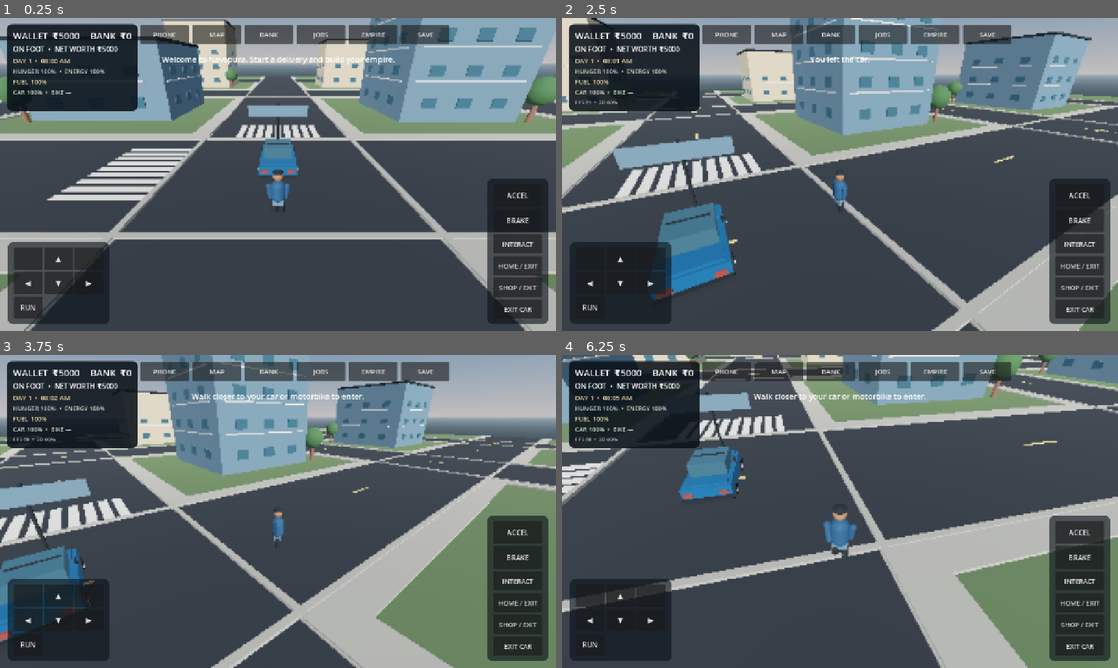
Above: before the commit, frames 1-4 (two rows, left to right).
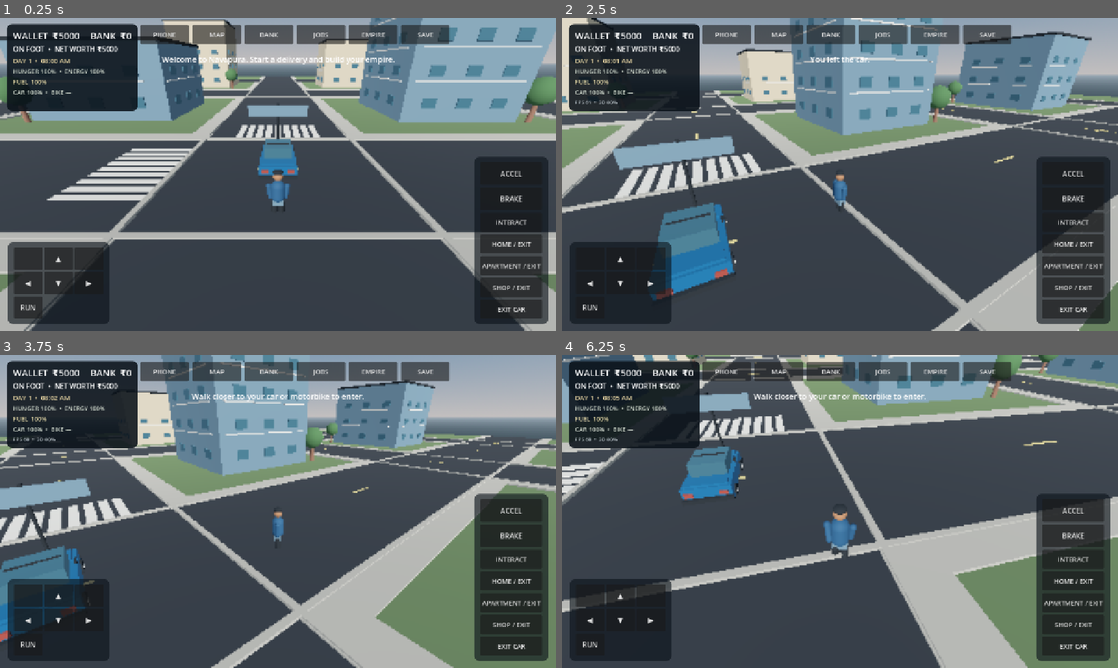
Above: after the commit, the same moments.

Repository: g82202773-coder/-blue-orbit-731
Game: Godot game, scene res://scenes/main.tscn
Two runs of this game, one before a commit and one after it. Both use one fixed random seed, a clock stepped at 60 frames per second and the inputs below.
Inputs (mouse positions are in pixels of both pictures, inside the frame that each line leads up to):
- Up to frame 1 (0.25 s): no input
- Up to frame 2 (2.5 s): click "INTERACT" at 0.5 s; move the mouse to (962, 158) at 1.27 s; hold D (move_right) 1.28-2 s; tap E (interact) at 1.35 s; click (962, 158) at 1.42 s; drag from (728, 190) to (812, 237) at 2.02 s
- Up to frame 3 (3.75 s): move the mouse to (333, 442) at 2.77 s; hold D (move_right) 2.78-3.5 s; tap E (interact) at 2.85 s; drag from (250, 574) to (111, 464) at 3.52 s
- Up to frame 4 (6.25 s): move the mouse to (1006, 558) at 4.27 s; hold A (move_left) 4.28-5 s; tap E (interact) at 4.35, 5.85 s; drag from (673, 464) to (756, 433) at 5.02 s; move the mouse to (867, 511) at 5.77 s; hold S (move_back) from 5.78 s (still down); click (867, 511) at 5.92 s

The runs differ from the first frame. In frame 1, 2.7% of the frame differs, in the area x 85-99%, y 44-98%; in frame 2, 2.8%; in frame 3, 2.6%; in frame 4, 2.9%.

Commit message:
Build apartment exterior and furnished interior with rent collection entry exit and map access

Diff:
--- a/scripts/main.gd
+++ b/scripts/main.gd
@@ -13,6 +13,8 @@
 const HOME_INTERIOR_POSITION := Vector3(150.0, 1.0, 150.0)
 const SHOP_DOOR_POSITION := Vector3(-20.0, 1.0, -68.0)
 const SHOP_INTERIOR_POSITION := Vector3(180.0, 1.0, 150.0)
+const APARTMENT_DOOR_POSITION := Vector3(100.0, 1.0, -98.0)
+const APARTMENT_INTERIOR_POSITION := Vector3(150.0, 1.0, -150.0)
 
 var mats: Dictionary = {}
 var game_environment: Environment
@@ -22,6 +24,8 @@
 var home_sign: Label3D
 var shop_interior: Node3D
 var shop_sign: Label3D
+var apartment_interior: Node3D
+var apartment_sign: Label3D
 var window_transforms: Array[Transform3D] = []
 var trim_transforms: Array[Transform3D] = []
 var lane_transforms: Array[Transform3D] = []
@@ -97,6 +101,7 @@
     _build_city()
     _build_home_property()
     _build_shop_interior()
+    _build_apartment_property()
     _build_player()
     _build_car()
     if GameState.bike_owned:
@@ -121,23 +126,38 @@
         player.global_position.y = 1.0
     if GameState.inside_home and GameState.home_owned:
         GameState.inside_shop = false
+        GameState.inside_apartment = false
         home_interior.show()
         shop_interior.hide()
+        apartment_interior.hide()
         GameState.was_driving = false
         player.global_position = GameState.player_position
         camera_distance = 5.5
     elif GameState.inside_shop and GameState.shop_owned:
         GameState.inside_home = false
+        GameState.inside_apartment = false
         home_interior.hide()
         shop_interior.show()
+        apartment_interior.hide()
+        GameState.was_driving = false
+        player.global_position = GameState.player_position
+        camera_distance = 5.5
+    elif GameState.inside_apartment and GameState.apartment_owned:
+        GameState.inside_home = false
+        GameState.inside_shop = false
+        home_interior.hide()
+        shop_interior.hide()
+        apartment_interior.show()
         GameState.was_driving = false
         player.global_position = GameState.player_position
         camera_distance = 5.5
     else:
         GameState.inside_home = false
         GameState.inside_shop = false
+        GameState.inside_apartment = false
         home_interior.hide()
         shop_interior.hide()
+        apartment_interior.hide()
     if GameState.was_driving:
         active_vehicle_kind = GameState.active_vehicle_kind
         if active_vehicle_kind == "motorbike" and is_instance_valid(bike):
@@ -526,6 +546,118 @@
         _exit_shop()
     else:
         _enter_shop()
+
+func _build_apartment_property() -> void:
+    var exterior := Node3D.new()
+    exterior.name = "RentalApartmentExterior"
+    exterior.position = Vector3(100.0, 0.0, -104.0)
+    add_child(exterior)
+    _static_box(exterior, Vector3(0.45, 7.6, 12.0), Vector3(-7.0, 3.8, 0.0), mats["cream"], "ApartmentWestWall")
+    _static_box(exterior, Vector3(0.45, 7.6, 12.0), Vector3(7.0, 3.8, 0.0), mats["cream"], "ApartmentEastWall")
+    _static_box(exterior, Vector3(14.0, 7.6, 0.45), Vector3(0.0, 3.8, 6.0), mats["cream"], "ApartmentRearWall")
+    _static_box(exterior, Vector3(5.8, 7.6, 0.45), Vector3(-4.1, 3.8, -6.0), mats["cream"], "ApartmentFrontLeft")
+    _static_box(exterior, Vector3(5.8, 7.6, 0.45), Vector3(4.1, 3.8, -6.0), mats["cream"], "ApartmentFrontRight")
+    _box_mesh(exterior, Vector3(15.0, 0.5, 13.0), Vector3(0.0, 7.85, 0.0), mats["dark"], "ApartmentRoof")
+    _box_mesh(exterior, Vector3(1.6, 2.8, 0.14), Vector3(0.0, 1.45, -6.22), mats["dark"], "ApartmentEntranceDoor")
+    for floor_y in [2.5, 5.8]:
+        for window_x in [-4.4, 4.4]:
+            _box_mesh(exterior, Vector3(1.7, 1.4, 0.12), Vector3(window_x, floor_y, -6.24), mats["glass"], "ApartmentWindow")
+            _box_mesh(exterior, Vector3(1.9, 0.14, 0.18), Vector3(window_x, floor_y - 0.78, -6.3), mats["white"], "ApartmentSill")
+        _box_mesh(exterior, Vector3(3.2, 0.16, 1.0), Vector3(0.0, floor_y - 0.65, -6.7), mats["brick"], "ApartmentBalcony")
+        _box_mesh(exterior, Vector3(3.2, 0.95, 0.12), Vector3(0.0, floor_y - 0.15, -7.16), mats["white"], "ApartmentBalconyRail")
+    apartment_sign = Label3D.new()
+    apartment_sign.name = "RentalApartmentSign"
+    apartment_sign.text = "RENTAL APARTMENT • ₹8,000"
+    apartment_sign.font_size = 32
+    apartment_sign.outline_size = 6
+    apartment_sign.modulate = Color("#fff2d5")
+    apartment_sign.position = Vector3(0.0, 7.1, -6.28)
+    apartment_sign.pixel_size = 0.008
+    exterior.add_child(apartment_sign)
+
+    apartment_interior = Node3D.new()
+    apartment_interior.name = "RentalApartmentInterior"
+    apartment_interior.position = Vector3(150.0, 0.0, -150.0)
+    add_child(apartment_interior)
+    _static_box(apartment_interior, Vector3(14.0, 0.18, 14.0), Vector3(0.0, -0.1, 0.0), mats["concrete"], "ApartmentFloorCollision")
+    _box_mesh(apartment_interior, Vector3(5.8, 3.8, 0.25), Vector3(-4.1, 1.8, -7.0), mats["cream"], "ApartmentNorthLeft")
+    _box_mesh(apartment_interior, Vector3(5.8, 3.8, 0.25), Vector3(4.1, 1.8, -7.0), mats["cream"], "ApartmentNorthRight")
+    _box_mesh(apartment_interior, Vector3(5.8, 3.8, 0.25), Vector3(-4.1, 1.8, 7.0), mats["cream"], "ApartmentSouthLeft")
+    _box_mesh(apartment_interior, Vector3(5.8, 3.8, 0.25), Vector3(4.1, 1.8, 7.0), mats["cream"], "ApartmentSouthRight")
+    _box_mesh(apartment_interior, Vector3(0.25, 3.8, 14.0), Vector3(-7.0, 1.8, 0.0), mats["cream"], "ApartmentWestInnerWall")
+    _box_mesh(apartment_interior, Vector3(0.25, 3.8, 14.0), Vector3(7.0, 1.8, 0.0), mats["cream"], "ApartmentEastInnerWall")
+    _box_mesh(apartment_interior, Vector3(1.4, 2.9, 0.12), Vector3(0.0, 1.45, -6.84), mats["dark"], "ApartmentInteriorDoor")
+    _box_mesh(apartment_interior, Vector3(3.2, 0.28, 4.0), Vector3(-3.7, 0.48, -3.7), mats["blue"], "ApartmentBedFrame")
+    _box_mesh(apartment_interior, Vector3(3.0, 0.34, 3.8), Vector3(-3.7, 0.77, -3.7), mats["white"], "ApartmentMattress")
+    _box_mesh(apartment_interior, Vector3(1.0, 0.25, 1.0), Vector3(-4.25, 1.02, -5.0), mats["cream"], "ApartmentPillow")
+    _box_mesh(apartment_interior, Vector3(2.8, 0.8, 0.95), Vector3(3.8, 0.55, -4.8), mats["brick"], "ApartmentSofa")
+    _box_mesh(apartment_interior, Vector3(2.3, 0.38, 1.3), Vector3(0.8, 0.32, 0.3), mats["dark"], "ApartmentCoffeeTable")
+    _box_mesh(apartment_interior, Vector3(3.8, 0.95, 0.85), Vector3(4.65, 0.8, 4.5), mats["cream"], "ApartmentKitchenCounter")
+    _box_mesh(apartment_interior, Vector3(1.1, 0.08, 0.6), Vector3(4.65, 1.34, 4.5), mats["dark"], "ApartmentCooktop")
+    _box_mesh(apartment_interior, Vector3(0.12, 1.3, 3.0), Vector3(6.82, 2.25, 0.0), mats["glass"], "ApartmentWindow")
+    apartment_interior.hide()
+
+func _enter_apartment() -> void:
+    if driving:
+        _show_toast("Exit your vehicle before entering the apartment.")
+        return
+    if not GameState.apartment_owned:
+        _show_toast("Purchase the rental apartment from the Empire menu first.")
+        return
+    if player.global_position.distance_to(APARTMENT_DOOR_POSITION) > 6.0:
+        _show_toast("Go to the apartment entrance to enter.")
+        return
+    GameState.apartment_return_position = player.global_position
+    GameState.inside_apartment = true
+    GameState.inside_home = false
+    GameState.inside_shop = false
+    GameState.was_driving = false
+    driving = false
+    active_vehicle = null
+    car_speed = 0.0
+    apartment_interior.show()
+    home_interior.hide()
+    shop_interior.hide()
+    player.global_position = APARTMENT_INTERIOR_POSITION
+    player.rotation.y = 0.0
+    player.velocity = Vector3.ZERO
+    camera_yaw = 0.0
+    camera_distance = 5.5
+    GameState.set_player_position(player.global_position)
+    GameState.save_game()
+    _refresh_ui()
+    _show_toast("Welcome to your rental apartment. Rent accrues every day.")
+
+func _exit_apartment() -> void:
+    if not GameState.inside_apartment:
+        return
+    apartment_interior.hide()
+    GameState.inside_apartment = false
+    player.global_position = GameState.apartment_return_position
+    player.velocity = Vector3.ZERO
+    camera_yaw = 0.0
+    camera_distance = 8.5
+    GameState.set_player_position(player.global_position)
+    GameState.save_game()
+    _refresh_ui()
+    _show_toast("You left your apartment.")
+
+func _apartment_action() -> void:
+    if GameState.inside_apartment:
+        _exit_apartment()
+    else:
+        _enter_apartment()
+
+func _buy_apartment() -> void:
+    if player.global_position.distance_to(APARTMENT_DOOR_POSITION) > 7.0:
+        _show_toast("Visit the rental apartment before purchasing it.")
+        return
+    if GameState.buy_apartment():
+        _refresh_ui()
+
+func _collect_apartment_rent() -> void:
+    if GameState.collect_apartment_rent():
+        _refresh_ui()
 
 func _build_building(center: Vector3, size: Vector3, facade: Material, index: int) -> void:
     var body := StaticBody3D.new()
@@ -1003,6 +1135,7 @@
     _add_hold_button(action_box, "BRAKE", func(): throttle_touch = -1.0, func(): throttle_touch = 0.0, 112.0)
     _add_button(action_box, "INTERACT", _interact, 112.0)
     _add_button(action_box, "HOME / EXIT", _home_action, 112.0)
+    _add_button(action_box, "APARTMENT / EXIT", _apartment_action, 112.0)
     _add_button(action_box, "SHOP / EXIT", _shop_action, 112.0)
     _add_button(action_box, "EXIT CAR", _exit_car, 112.0)
 
@@ -1113,6 +1246,9 @@
     empire_box.add_child(empire_info)
     _add_button(empire_box, "BUY STARTER HOME • ₹3,000", _buy_home, 280.0)
     _add_button(empire_box, "ENTER / EXIT HOME", _home_action, 280.0)
+    _add_button(empire_box, "BUY APARTMENT • ₹8,000", _buy_apartment, 280.0)
+    _add_button(empire_box, "ENTER / EXIT APARTMENT", _apartment_action, 280.0)
+    _add_button(empire_box, "COLLECT APARTMENT RENT", _collect_apartment_rent, 280.0)
     _add_button(empire_box, "ENTER / EXIT SHOP", _shop_action, 280.0)
     bike_button = _add_button(empire_box, "BUY MOTORBIKE • ₹2,500", _buy_bike, 280.0)
     _add_button(empire_box, "BUY CORNER SHOP • ₹4,000", _buy_shop, 280.0)
@@ -1246,6 +1382,9 @@
     if GameState.inside_home:
         player.global_position.x = clampf(player.global_position.x, 143.4, 156.6)
         player.global_position.z = clampf(player.global_position.z, 143.4, 156.6)
+    elif GameState.inside_apartment:
+        player.global_position.x = clampf(player.global_position.x, 143.4, 156.6)
+        player.global_position.z = clampf(player.global_position.z, -156.6, -143.4)
     elif GameState.inside_shop:
         player.global_position.x = clampf(player.global_position.x, 173.4, 186.6)
         player.global_position.z = clampf(player.global_position.z, 143.4, 156.6)
@@ -1322,7 +1461,7 @@
 
 func _update_camera(delta: float) -> void:
     var focus := active_vehicle.global_position if driving and is_instance_valid(active_vehicle) else player.global_position
-    var inside_building := GameState.inside_home or GameState.inside_shop
+    var inside_building := GameState.inside_home or GameState.inside_shop or GameState.inside_apartment
     var offset := Vector3(0.0, 2.35 if inside_building else 5.0, camera_distance).rotated(Vector3.UP, camera_yaw)
     var desired := focus + offset
     if GameState.inside_home:
@@ -1333,6 +1472,10 @@
         desired.x = clampf(desired.x, 173.5, 186.5)
         desired.y = clampf(desired.y, 0.8, 3.55)
         desired.z = clampf(desired.z, 143.5, 156.5)
+    elif GameState.inside_apartment:
+        desired.x = clampf(desired.x, 143.5, 156.5)
+        desired.y = clampf(desired.y, 0.8, 3.55)
+        desired.z = clampf(desired.z, -156.5, -143.5)
     camera.global_position = camera.global_position.lerp(desired, clampf(delta * 5.0, 0.0, 1.0))
     camera.look_at(focus + Vector3(0.0, 1.0, 0.0), Vector3.UP)
 
@@ -1442,6 +1585,9 @@
     if GameState.inside_home:
         _exit_home()
         return
+    if GameState.inside_apartment:
+        _exit_apartment()
+        return
     if GameState.inside_shop:
         _exit_shop()
         return
@@ -1453,6 +1599,9 @@
         return
     if GameState.shop_owned and player.global_position.distance_to(SHOP_DOOR_POSITION) <= 5.5:
         _enter_shop()
+        return
+    if GameState.apartment_owned and player.global_position.distance_to(APARTMENT_DOOR_POSITION) <= 5.5:
+        _enter_apartment()
         return
     var nearest_vehicle: CharacterBody3D = car
     var nearest_distance := player.global_position.distance_to(car.global_position)
@@ -1588,8 +1737,8 @@
         _refresh_ui()
 
 func _next_day() -> void:
-    if not GameState.inside_home:
-        _show_toast("You must enter your home before sleeping.")
+    if not GameState.inside_home and not GameState.inside_apartment:
+        _show_toast("You must enter your home or apartment before sleeping.")
         return
     if GameState.sleep_at_home():
         _refresh_ui()
@@ -1605,6 +1754,8 @@
         GameState.inside_home = false
     if GameState.inside_shop and not GameState.shop_owned:
         GameState.inside_shop = false
+    if GameState.inside_apartment and not GameState.apartment_owned:
+        GameState.inside_apartment = false
 
 func _save_now() -> void:
     _sync_save_state()
@@ -1623,12 +1774,14 @@
     _update_fuel_hud()
     if is_instance_valid(map_panel) and map_panel.visible:
         _update_minimap()
-    var travel_state := "HOME INTERIOR" if GameState.inside_home else ("SHOP INTERIOR" if GameState.inside_shop else ("DRIVING %s" % active_vehicle_kind.to_upper() if driving else "ON FOOT"))
+    var travel_state := "HOME INTERIOR" if GameState.inside_home else ("APARTMENT INTERIOR" if GameState.inside_apartment else ("SHOP INTERIOR" if GameState.inside_shop else ("DRIVING %s" % active_vehicle_kind.to_upper() if driving else "ON FOOT")))
     location_label.text = "%s  •  NET WORTH ₹%d" % [travel_state, GameState.net_worth()]
     if is_instance_valid(home_sign):
         home_sign.text = "YOUR STARTER HOME" if GameState.home_owned else "STARTER HOME • ₹3,000"
     if is_instance_valid(shop_sign):
         shop_sign.text = "YOUR TEA HOUSE" if GameState.shop_owned else "TEA HOUSE • FOR SALE"
+    if is_instance_valid(apartment_sign):
+        apartment_sign.text = "YOUR RENTAL APARTMENT" if GameState.apartment_owned else "APARTMENT • ₹8,000"
     if is_instance_valid(bank_info):
         var recent := ""
         for i in range(mini(GameState.transactions.size(), 5)):
@@ -1673,8 +1826,10 @@
 func _update_minimap() -> void:
     if not is_instance_valid(minimap_display) or not is_instance_valid(player):
         return
-    var map_player_position: Vector3 = HOME_DOOR_POSITION if GameState.inside_home else (SHOP_DOOR_POSITION if GameState.inside_shop else player.global_position)
+    var map_player_position: Vector3 = HOME_DOOR_POSITION if GameState.inside_home else (SHOP_DOOR_POSITION if GameState.inside_shop else (APARTMENT_DOOR_POSITION if GameState.inside_apartment else player.global_position))
     minimap_display.set("player_position", map_player_position)
+    minimap_display.set("apartment_position", APARTMENT_DOOR_POSITION)
+    minimap_display.set("has_apartment", true)
     minimap_display.set("home_position", HOME_DOOR_POSITION)
     minimap_display.set("has_home", true)
     minimap_display.set("shop_position", SHOP_DOOR_POSITION)
